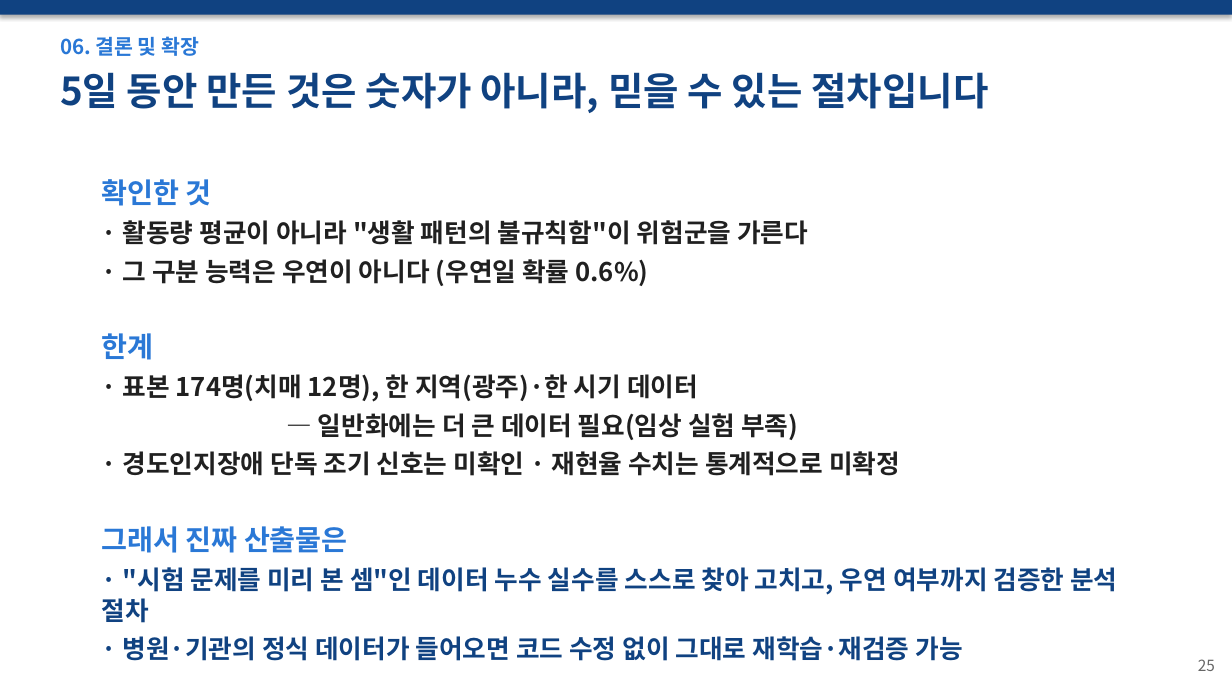
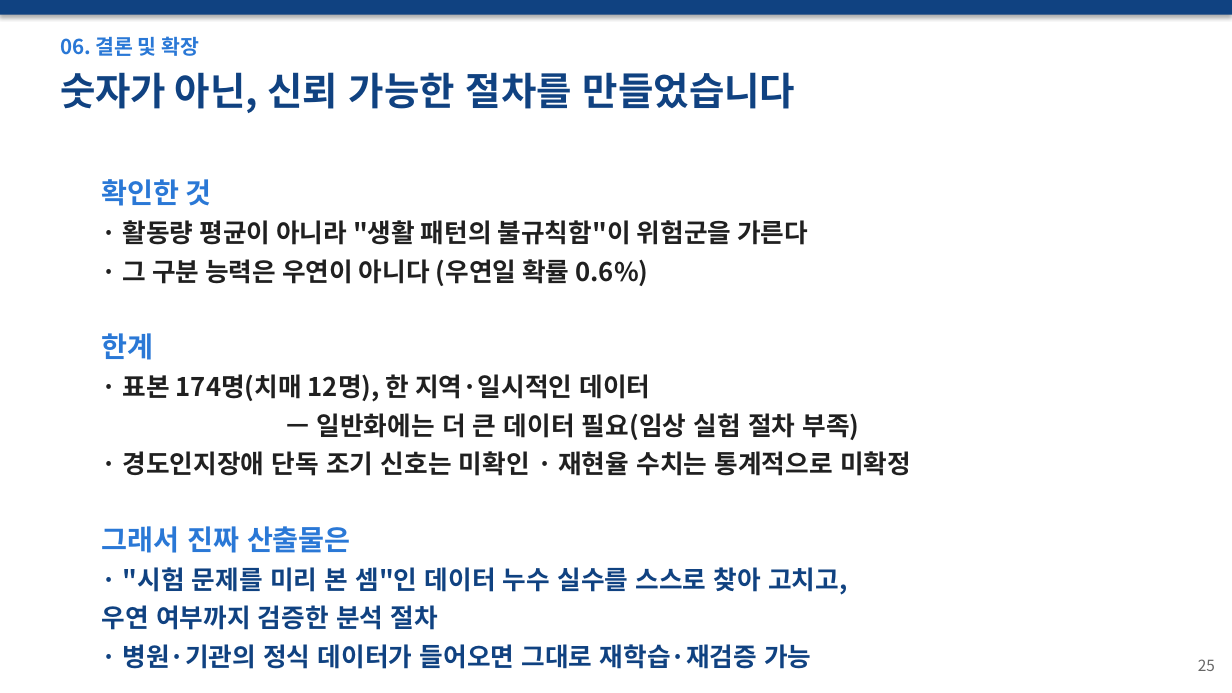
Before and after one commit to wpalswpa/dementia-screening, a slide deck: slide 25 of 발표자료_최종본_v6.pptx. Drawn at 1232x693 pixels with LibreOffice and Linux fonts; fonts in the diff are those of the drawing. Boxes give left, top, right and bottom in pixels: in the first picture for what was removed or moved away, otherwise in the second. Text is boxed around its words. In the diff, an @@ line names an element or a change of style, - is before the commit and + after.

Commit message:
발표자료: 11 전처리(문제-처리-이유), 14 Q2(비교 차트+선정이유 빌드업), 16 Q4(의심-검증-결과-조치) 재구성 + 폰트 재적용

```diff
--- a/발표자료_최종본_v6.pptx
+++ b/발표자료_최종본_v6.pptx
@@ text at (60, 72, 795, 113): text changed @@
-5일 동안 만든 것은 숫자가 아니라, 믿을 수 있는 절차입니다
+숫자가 아닌, 신뢰 가능한 절차를 만들었습니다
@@ text at (123, 374, 860, 440): text changed @@
-· 표본 174명(치매 12명), 한 지역(광주)·한 시기 데이터
-— 일반화에는 더 큰 데이터 필요(임상 실험 부족)
+· 표본 174명(치매 12명), 한 지역·일시적인 데이터
+— 일반화에는 더 큰 데이터 필요(임상 실험 절차 부족)
@@ text at (102, 567, 847, 669): text changed @@
-· "시험 문제를 미리 본 셈"인 데이터 누수 실수를 스스로 찾아 고치고, 우연 여부까지 검증한 분석 절차
-· 병원·기관의 정식 데이터가 들어오면 코드 수정 없이 그대로 재학습·재검증 가능
+· "시험 문제를 미리 본 셈"인 데이터 누수 실수를 스스로 찾아 고치고,
+우연 여부까지 검증한 분석 절차
+· 병원·기관의 정식 데이터가 들어오면 그대로 재학습·재검증 가능
```
Also in this commit, not shown: 11 other slides changed, 1 other file.
